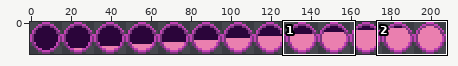
A pixel-art file gets an edit: Assets/Sprites/Aseprite/PlayerHealthBar.aseprite. Above, an overview of the earlier version with the close-up marked.
Close-up. Before:
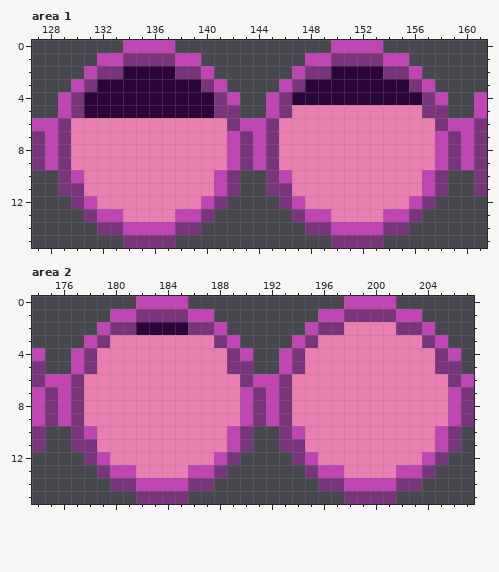
208x16 pixels, 1 frame. Shown: area 1: x 127..161, y 0..15; area 2: x 174..207, y 0..15. The commit also changed other parts of the picture, which this record leaves out.
Once edited:
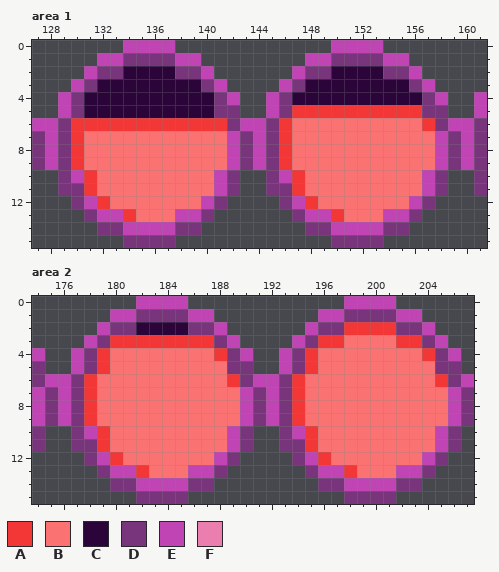
Palette (. is transparent): A #f33636  B #fb7272  C #2b053a  D #79357b  E #c144b4  F #ea7faf
What changed:
Area 1:
y 5: x 147..156 FFFFFFFFFF -> AAAAAAAAAA
y 6: x 130..141 FFFFFFFFFFFF -> AAAAAAAAAAAA; x 146..157 FFFFFFFFFFFF -> ABBBBBBBBBBA
y 7..9: x 130..141 FFFFFFFFFFFF -> ABBBBBBBBBBB; x 146..157 FFFFFFFFFFFF -> ABBBBBBBBBBB
y 10..11: x 131..140 FFFFFFFFFF -> ABBBBBBBBB; x 147..156 FFFFFFFFFF -> ABBBBBBBBB
y 12: x 132..139 FFFFFFFF -> ABBBBBBB; x 148..155 FFFFFFFF -> ABBBBBBB
y 13: x 134..137 FFFF -> ABBB; x 150..153 FFFF -> ABBB
Area 2:
y 2: x 198..201 FFFF -> AAAA
y 3: x 180..187 FFFFFFFF -> AAAAAAAA; x 196..203 FFFFFFFF -> AABBBBAA
y 4: x 179..188 FFFFFFFFFF -> ABBBBBBBBA; x 195..204 FFFFFFFFFF -> ABBBBBBBBA
y 5: x 179..188 FFFFFFFFFF -> ABBBBBBBBB; x 195..204 FFFFFFFFFF -> ABBBBBBBBB
y 6: x 178..189 FFFFFFFFFFFF -> ABBBBBBBBBBA; x 194..205 FFFFFFFFFFFF -> ABBBBBBBBBBA
y 7..9: x 178..189 FFFFFFFFFFFF -> ABBBBBBBBBBB; x 194..205 FFFFFFFFFFFF -> ABBBBBBBBBBB
y 10..11: x 179..188 FFFFFFFFFF -> ABBBBBBBBB; x 195..204 FFFFFFFFFF -> ABBBBBBBBB
y 12: x 180..187 FFFFFFFF -> ABBBBBBB; x 196..203 FFFFFFFF -> ABBBBBBB
y 13: x 182..185 FFFF -> ABBB; x 198..201 FFFF -> ABBB
Where, in picture pixels (left, top, right, bottom), the same in both close-ups:
changed: (279, 105, 435, 222)
changed: (71, 118, 227, 222)
changed: (84, 322, 448, 478)
